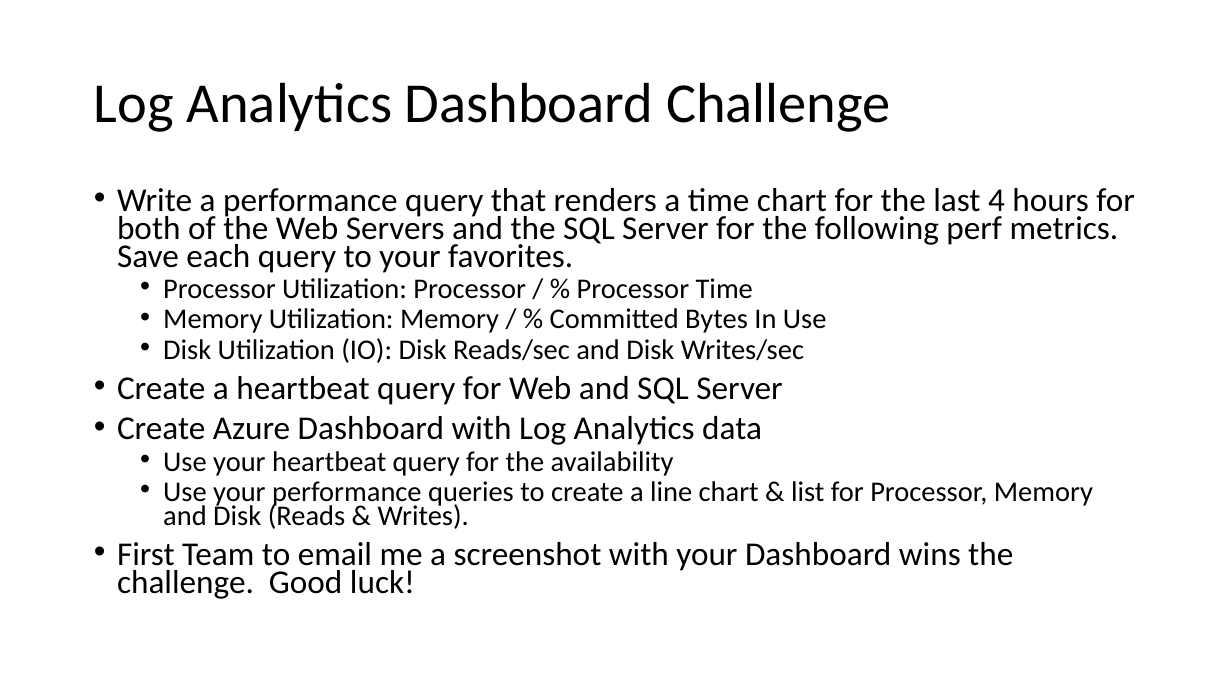
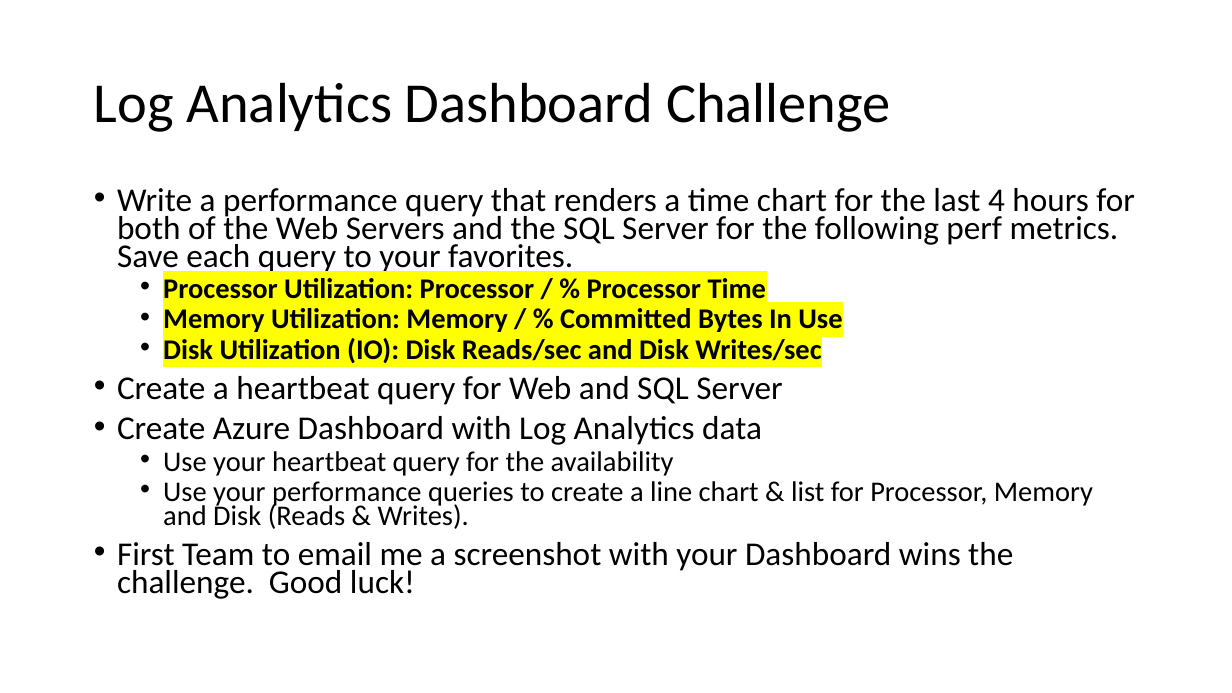
Before and after one commit to maxserg/AzureMonitoringWorkshop, a slide deck: slide 9 of Student/Guides/Challenges.pptx. Drawn at 1232x693 pixels with LibreOffice and Linux fonts; fonts in the diff are those of the drawing. Boxes give left, top, right and bottom in pixels: in the first picture for what was removed or moved away, otherwise in the second. Text is boxed around its words. In the diff, an @@ line names an element or a change of style, - is before the commit and + after.

```diff
--- a/Student/Guides/Challenges.pptx
+++ b/Student/Guides/Challenges.pptx
@@ text at [163, 278, 842, 363]: highlight none to #FFFF00, bold on in "Processor Utilization: Processor / % Processor Time", "Memory Utilization: Memory / % Committed Bytes ...", "Disk Utilization (IO): Disk Reads/sec and Disk ..." @@
```
Also in this commit, not shown: 4 other slides changed.
